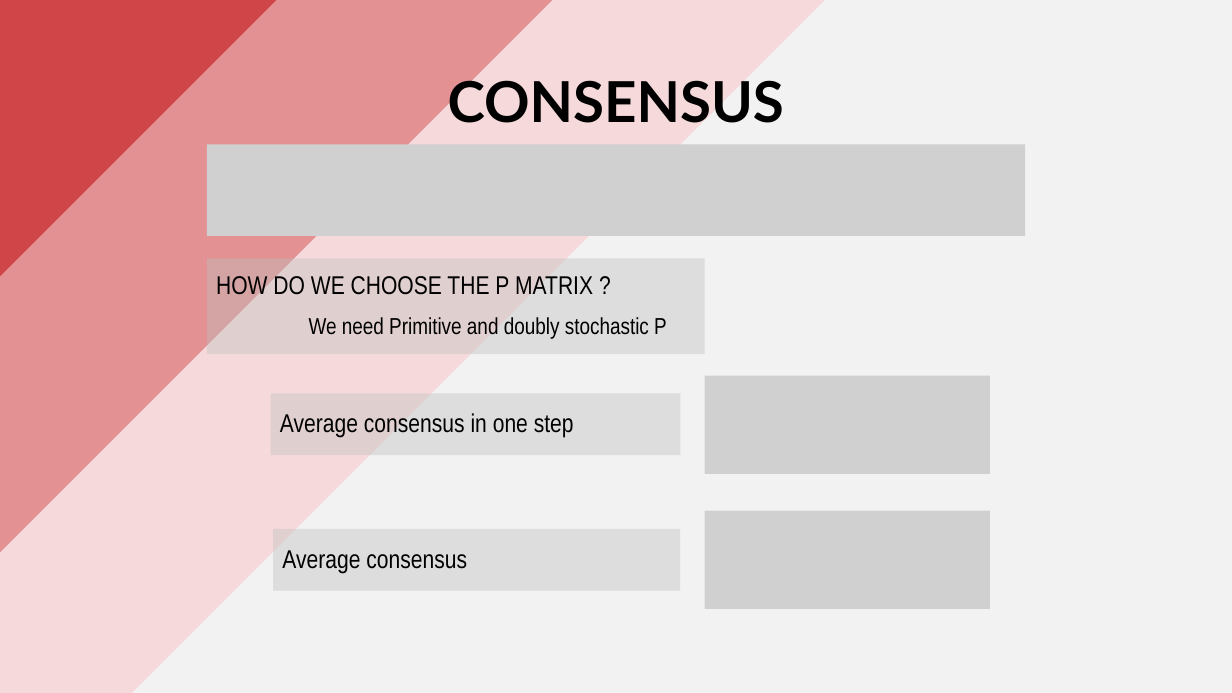
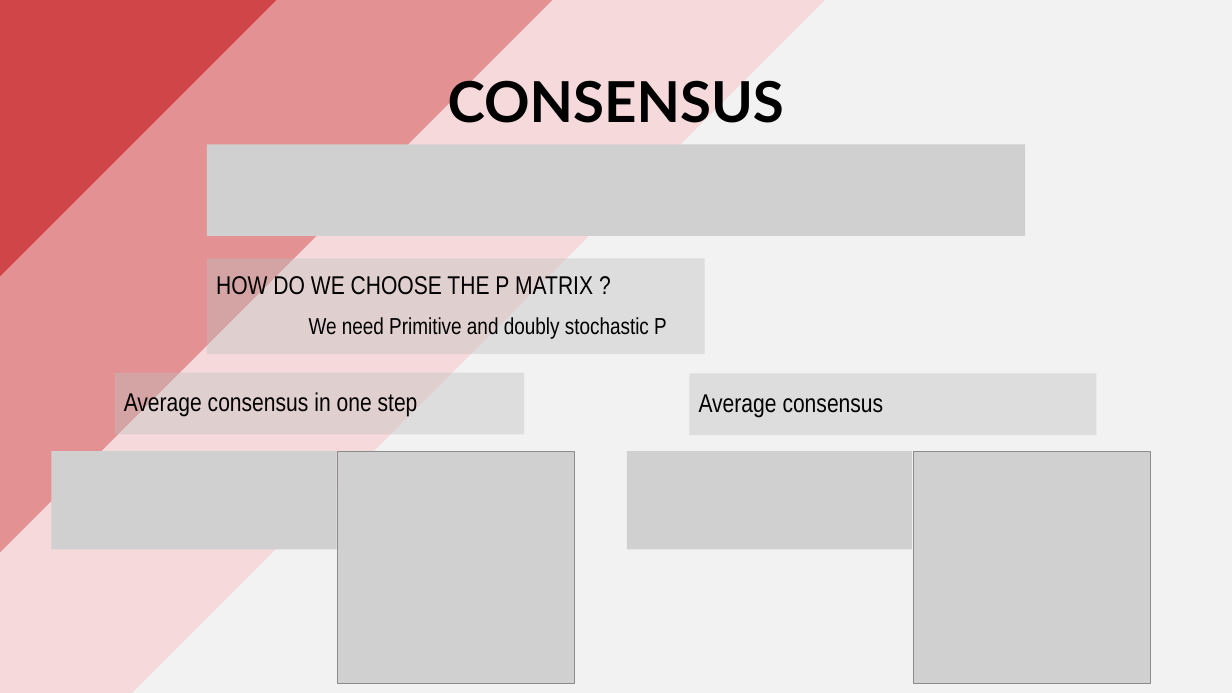
Before and after one commit to PippoGot/R-C2, a slide deck: slide 5 of documentation/presentation.pptx. Drawn at 1232x693 pixels with LibreOffice and Linux fonts; fonts in the diff are those of the drawing; grey boxes stand for pictures. Boxes give left, top, right and bottom in pixels: in the first picture for what was removed or moved away, otherwise in the second. Text is boxed around its words. In the diff, an @@ line names an element or a change of style, - is before the commit and + after.

```diff
--- a/documentation/presentation.pptx
+++ b/documentation/presentation.pptx
@@ rectangle "Average consensus in one step": place and size @@
-rectangle "Average consensus in one step" at [271,394,680,456]
+rectangle "Average consensus in one step" at [115,372,524,434]
@@ rectangle "Average consensus": place and size @@
-rectangle "Average consensus" at [274,529,681,591]
+rectangle "Average consensus" at [689,373,1097,435]
@@ picture removed at [705,376,991,474] @@
@@ picture added at [52,451,337,549] @@
@@ picture added at [337,451,574,684] @@
@@ picture added at [627,451,912,549] @@
@@ picture added at [914,451,1151,684] @@
@@ picture removed at [705,511,991,609] @@
```
Also in this commit, not shown: 1 other slide changed, 1 slide added.
